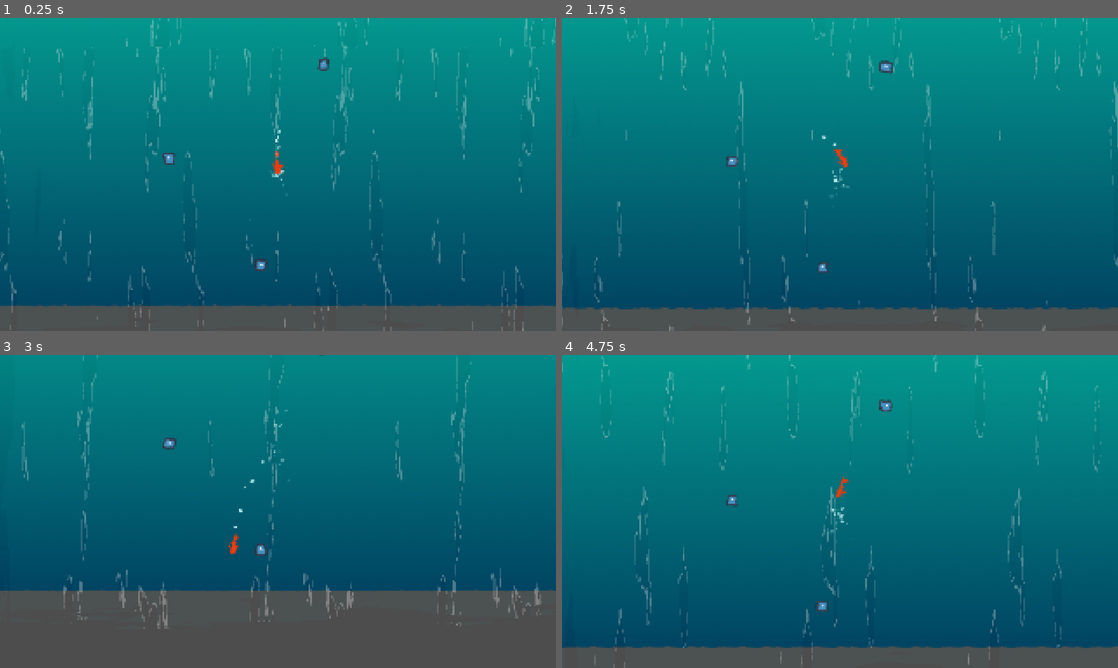
Above: before the commit, frames 1-4 (two rows, left to right).
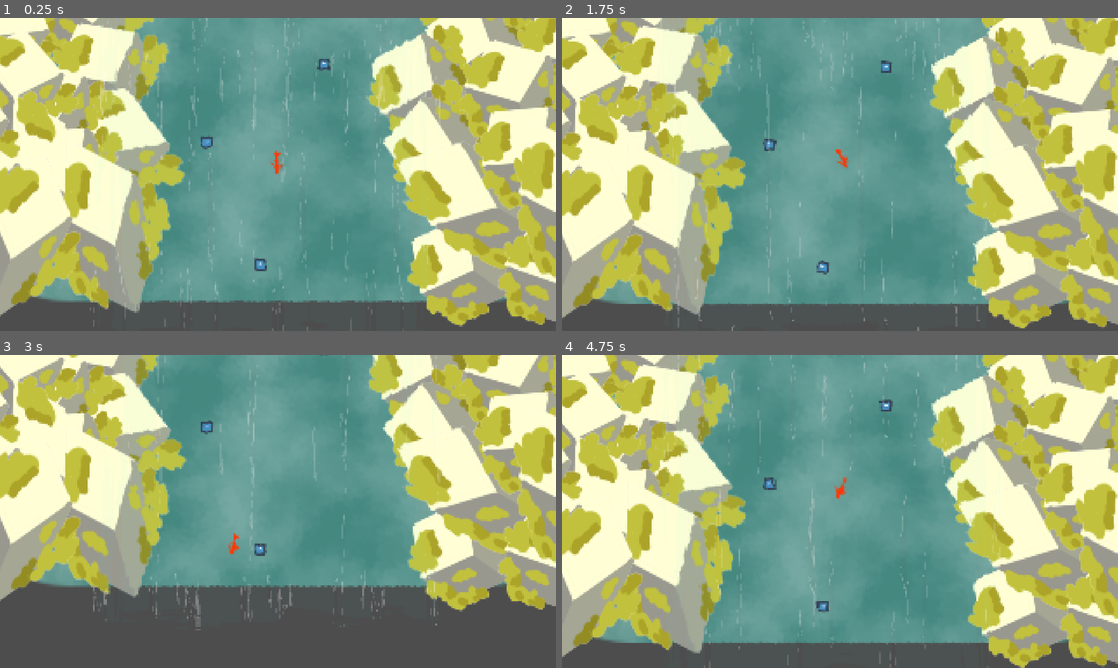
Above: after the commit, the same moments.

Repository: ojaskavathe/cascade
Game: Godot game, scene res://game.tscn
The game is run twice, just before and just after one commit, with the same random seed, the same clock (stepped at 60 frames per second) and the same inputs. The engine's default icon, where the game draws it, is replaced by a stand-in: a white triangle on a blue panel in a dark square.
Inputs (mouse positions are in pixels of both pictures, inside the frame that each line leads up to):
- Up to frame 1 (0.25 s): no input
- Up to frame 2 (1.75 s): move the mouse to (962, 158) at 0.52 s; hold D (right) from 0.53 s (still down); tap Space (jump) at 0.77, 1.52 s; move the mouse to (728, 190) at 1.27 s
- Up to frame 3 (3 s): move the mouse to (333, 442) at 2.02 s; release D (right) at 2.03 s; hold A (left) 2.03-2.78 s; move the mouse to (250, 574) at 2.77 s; hold D (right) from 2.78 s (still down)
- Up to frame 4 (4.75 s): tap Space (jump) at 3.02, 3.77, 4.52 s; move the mouse to (1006, 558) at 3.52 s; move the mouse to (673, 464) at 4.27 s; release D (right) at 4.28 s; hold A (left) from 4.28 s (still down)

The runs differ from the first frame. In frame 1, 93% of the frame differs, in the area x 0-100%, y 0-100%; in frame 2, 94%; in frame 3, 77%; in frame 4, 94%.

Commit message:
doodoo art

Diff:
--- a/assets/shader/fallbackground.tres
+++ b/assets/shader/fallbackground.tres
@@ -27,6 +27,7 @@
 frequency = 0.0096
 
 [sub_resource type="NoiseTexture2D" id="NoiseTexture2D_5hef6"]
+height = 120
 color_ramp = SubResource("Gradient_dob1m")
 noise = SubResource("FastNoiseLite_3eva1")
 
@@ -85,6 +86,7 @@
 
 }
 "
+graph_offset = Vector2(-345.948, 7.93719)
 mode = 1
 flags/light_only = false
 nodes/fragment/0/position = Vector2(500, 220)
@@ -98,4 +100,4 @@
 nodes/fragment/7/position = Vector2(-240, 620)
 nodes/fragment/8/node = SubResource("VisualShaderNodeMix_3328k")
 nodes/fragment/8/position = Vector2(125.019, 531.058)
-nodes/fragment/connections = PackedInt32Array(3, 0, 6, 0, 5, 0, 6, 1, 7, 0, 8, 1, 6, 0, 8, 0, 8, 0, 0, 0)
+nodes/fragment/connections = PackedInt32Array(3, 0, 6, 0, 6, 0, 8, 0, 8, 0, 0, 0, 7, 0, 8, 1, 5, 0, 6, 1)
--- a/game.gd
+++ b/game.gd
@@ -1,4 +1,5 @@
 extends Node2D
+
 
 
 func _ready():
--- a/level/debug_0.tscn
+++ b/level/debug_0.tscn
@@ -1,9 +1,38 @@
-[gd_scene load_steps=10 format=3 uid="uid://ctjtcrv6lr21"]
-
+[gd_scene load_steps=20 format=3 uid="uid://ctjtcrv6lr21"]
+
+[ext_resource type="Shader" path="res://entity/waterfall/waterfall.gdshader" id="3_exhpt"]
 [ext_resource type="PackedScene" uid="uid://v743cd1td7ir" path="res://entity/object/jump_point.tscn" id="4_acxa1"]
 [ext_resource type="PackedScene" uid="uid://cnb5n82ek6hwi" path="res://entity/object/bottom_kill_zone.tscn" id="4_ohvmd"]
 [ext_resource type="PackedScene" uid="uid://db6esycu3r0ut" path="res://entity/waterfall/waterfall.tscn" id="5_fw8eb"]
+[ext_resource type="Shader" uid="uid://de6gsxh1jnp35" path="res://assets/shader/fallbackground.tres" id="5_ohq8a"]
+[ext_resource type="Texture2D" uid="uid://7iiqobfrmtqd" path="res://icon.svg" id="6_kuhdx"]
 [ext_resource type="Shader" path="res://assets/shader/pixelate.gdshader" id="6_w3gqr"]
+[ext_resource type="Texture2D" uid="uid://c6mxwkdp6ri3e" path="res://assets/rock.png" id="7_58dig"]
+
+[sub_resource type="FastNoiseLite" id="FastNoiseLite_suqgc"]
+
+[sub_resource type="NoiseTexture2D" id="NoiseTexture2D_hqa1d"]
+noise = SubResource("FastNoiseLite_suqgc")
+
+[sub_resource type="FastNoiseLite" id="FastNoiseLite_v8kov"]
+
+[sub_resource type="NoiseTexture2D" id="NoiseTexture2D_31dha"]
+noise = SubResource("FastNoiseLite_v8kov")
+
+[sub_resource type="ShaderMaterial" id="ShaderMaterial_b0sun"]
+shader = ExtResource("3_exhpt")
+shader_parameter/scale = Vector2(5, 5)
+shader_parameter/zoom = 0.420448
+shader_parameter/gap_stretch = Vector2(0.8, 0.05)
+shader_parameter/refraction_stretch = Vector2(2, 0.8)
+shader_parameter/refraction_strength = 0.008
+shader_parameter/water_tint = Color(0.2, 1, 0.973333, 0.0313726)
+shader_parameter/water_highlight = Color(1, 1, 1, 0.3)
+shader_parameter/speed = 1.1
+shader_parameter/flow_gaps = 0.22
+shader_parameter/highlight_width = 0.02
+shader_parameter/refraction_map = SubResource("NoiseTexture2D_hqa1d")
+shader_parameter/water_mask = SubResource("NoiseTexture2D_31dha")
 
 [sub_resource type="ShaderMaterial" id="ShaderMaterial_0v5xe"]
 shader = ExtResource("6_w3gqr")
@@ -28,13 +57,16 @@
 normal = Vector2(-1, 0)
 distance = -480.0
 
+[sub_resource type="ShaderMaterial" id="ShaderMaterial_eobq2"]
+shader = ExtResource("5_ohq8a")
+
 [node name="Debug0" type="Node2D"]
 
-[node name="JumpPoint" parent="." instance=ExtResource("4_acxa1")]
+[node name="Spawn" parent="." instance=ExtResource("4_acxa1")]
 position = Vector2(602, 620)
 
 [node name="JumpPoint2" parent="." instance=ExtResource("4_acxa1")]
-position = Vector2(393, 376)
+position = Vector2(479, 338)
 
 [node name="JumpPoint3" parent="." instance=ExtResource("4_acxa1")]
 position = Vector2(748, 159)
@@ -43,13 +75,15 @@
 position = Vector2(401, -19)
 
 [node name="waterfall" parent="." instance=ExtResource("5_fw8eb")]
-position = Vector2(690.25, 337)
-scale = Vector2(13.4492, 7.52344)
+z_index = 2
+material = SubResource("ShaderMaterial_b0sun")
+position = Vector2(612.11, 338.74)
+scale = Vector2(6.669, 7.523)
 metadata/_edit_lock_ = true
 
-[node name="CanvasLayer" type="CanvasLayer" parent="."]
-
-[node name="ColorRect" type="ColorRect" parent="CanvasLayer"]
+[node name="PixelPostProcess" type="CanvasLayer" parent="."]
+
+[node name="ColorRect" type="ColorRect" parent="PixelPostProcess"]
 material = SubResource("ShaderMaterial_0v5xe")
 anchors_preset = 15
 anchor_right = 1.0
@@ -58,7 +92,8 @@
 grow_vertical = 2
 metadata/_edit_use_anchors_ = true
 
-[node name="Sprite2D" type="Sprite2D" parent="."]
+[node name="gradient" type="Sprite2D" parent="."]
+visible = false
 z_index = -5
 position = Vector2(640, 354)
 texture = SubResource("GradientTexture2D_y2fm4")
@@ -76,3 +111,153 @@
 [node name="Right" type="CollisionShape2D" parent="Bounds"]
 position = Vector2(0, 648)
 shape = SubResource("WorldBoundaryShape2D_5m7jm")
+
+[node name="background" type="Sprite2D" parent="."]
+z_index = -1
+material = SubResource("ShaderMaterial_eobq2")
+position = Vector2(640, 320)
+scale = Vector2(10, 6)
+texture = ExtResource("6_kuhdx")
+
+[node name="rocks" type="Node2D" parent="."]
+
+[node name="Rock" type="Sprite2D" parent="rocks"]
+position = Vector2(220, 42)
+texture = ExtResource("7_58dig")
+
+[node name="Rock2" type="Sprite2D" parent="rocks"]
+position = Vector2(258, 179)
+rotation = -0.358175
+texture = ExtResource("7_58dig")
+
+[node name="Rock3" type="Sprite2D" parent="rocks"]
+position = Vector2(264, 345)
+rotation = 0.503223
+scale = Vector2(1.25068, 0.960358)
+texture = ExtResource("7_58dig")
+
+[node name="Rock5" type="Sprite2D" parent="rocks"]
+position = Vector2(127.513, 272.315)
+rotation = -0.232656
+texture = ExtResource("7_58dig")
+
+[node name="Rock6" type="Sprite2D" parent="rocks"]
+position = Vector2(165.513, 409.315)
+rotation = -0.590831
+scale = Vector2(1, 1)
+texture = ExtResource("7_58dig")
+
+[node name="Rock4" type="Sprite2D" parent="rocks"]
+position = Vector2(260, 540)
+rotation = -0.275386
+scale = Vector2(0.975559, 1.61553)
+texture = ExtResource("7_58dig")
+
+[node name="Rock14" type="Sprite2D" parent="rocks"]
+position = Vector2(5.72784, 78.2446)
+rotation = 0.682377
+texture = ExtResource("7_58dig")
+
+[node name="Rock15" type="Sprite2D" parent="rocks"]
+position = Vector2(43.7278, 215.245)
+rotation = 0.324202
+texture = ExtResource("7_58dig")
+
+[node name="Rock16" type="Sprite2D" parent="rocks"]
+position = Vector2(49.7279, 381.245)
+rotation = 1.1856
+scale = Vector2(1.25068, 0.960358)
+texture = ExtResource("7_58dig")
+
+[node name="Rock17" type="Sprite2D" parent="rocks"]
+position = Vector2(-86.7593, 308.56)
+rotation = 0.449721
+texture = ExtResource("7_58dig")
+
+[node name="Rock18" type="Sprite2D" parent="rocks"]
+position = Vector2(-48.7593, 445.56)
+rotation = 0.0915458
+scale = Vector2(1, 1)
+texture = ExtResource("7_58dig")
+
+[node name="Rock19" type="Sprite2D" parent="rocks"]
+position = Vector2(45.7278, 576.245)
+rotation = 0.406991
+scale = Vector2(0.975559, 1.61553)
+texture = ExtResource("7_58dig")
+
+[node name="Rock7" type="Sprite2D" parent="rocks"]
+position = Vector2(1077.17, -32.2296)
+rotation = -0.777113
+texture = ExtResource("7_58dig")
+
+[node name="Rock8" type="Sprite2D" parent="rocks"]
+position = Vector2(1115.17, 104.77)
+rotation = -1.13529
+texture = ExtResource("7_58dig")
+
+[node name="Rock9" type="Sprite2D" parent="rocks"]
+position = Vector2(1121.17, 270.77)
+rotation = -0.27389
+scale = Vector2(1.25068, 0.960358)
+texture = ExtResource("7_58dig")
+
+[node name="Rock10" type="Sprite2D" parent="rocks"]
+position = Vector2(984.683, 198.086)
+rotation = -1.00977
+texture = ExtResource("7_58dig")
+
+[node name="Rock13" type="Sprite2D" parent="rocks"]
+position = Vector2(1077, 616)
+rotation = -0.952852
+texture = ExtResource("7_58dig")
+
+[node name="Rock11" type="Sprite2D" parent="rocks"]
+position = Vector2(1022.68, 335.086)
+rotation = -1.36794
+scale = Vector2(1, 1)
+texture = ExtResource("7_58dig")
+
+[node name="Rock12" type="Sprite2D" parent="rocks"]
+position = Vector2(1117.17, 465.77)
+rotation = -1.0525
+scale = Vector2(0.975559, 1.61553)
+texture = ExtResource("7_58dig")
+
+[node name="Rock20" type="Sprite2D" parent="rocks"]
+position = Vector2(1289.17, -6.22958)
+rotation = -0.0194154
+texture = ExtResource("7_58dig")
+
+[node name="Rock21" type="Sprite2D" parent="rocks"]
+position = Vector2(1327.17, 130.77)
+rotation = -0.377591
+texture = ExtResource("7_58dig")
+
+[node name="Rock22" type="Sprite2D" parent="rocks"]
+position = Vector2(1333.17, 296.77)
+rotation = 0.483808
+scale = Vector2(1.25068, 0.960358)
+texture = ExtResource("7_58dig")
+
+[node name="Rock23" type="Sprite2D" parent="rocks"]
+position = Vector2(1196.68, 224.086)
+rotation = -0.252072
+texture = ExtResource("7_58dig")
+
+[node name="Rock24" type="Sprite2D" parent="rocks"]
+position = Vector2(1289, 642)
+rotation = -0.195154
+texture = ExtResource("7_58dig")
+
+[node name="Rock25" type="Sprite2D" parent="rocks"]
+position = Vector2(1234.68, 361.086)
+rotation = -0.610247
+scale = Vector2(1, 1)
+texture = ExtResource("7_58dig")
+
+[node name="Rock26" type="Sprite2D" parent="rocks"]
+position = Vector2(1329.17, 491.77)
+rotation = -0.294802
+scale = Vector2(0.975559, 1.61553)
+texture = ExtResource("7_58dig")
